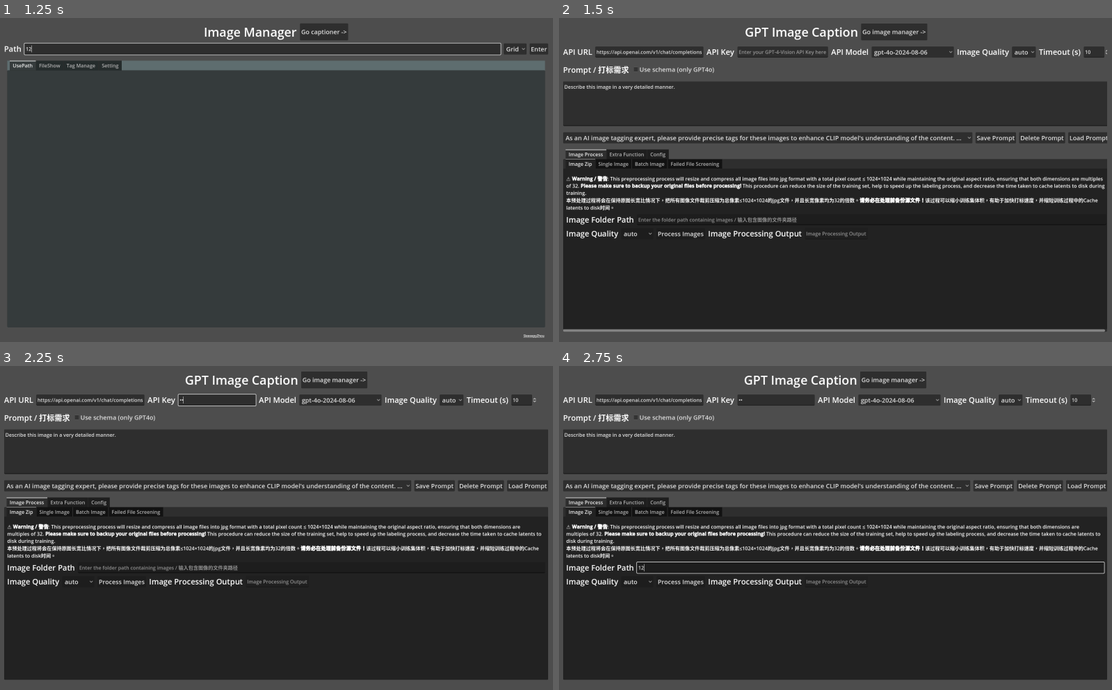
Above: before the commit, frames 1-4 (two rows, left to right).
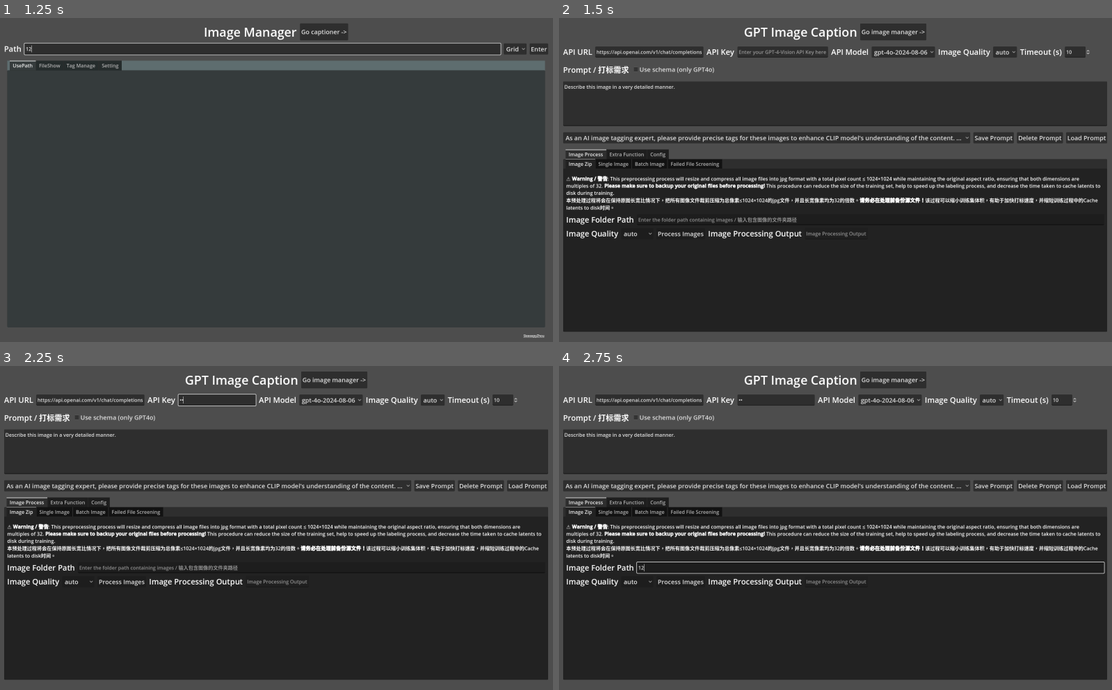
Above: after the commit, the same moments.

Repository: SleeeepyZhou/VLMCaption-TagCraft
Game: Godot game, scene res://Resources/main.tscn
Two runs of this game, one before a commit and one after it. Both use one fixed random seed, a clock stepped at 60 frames per second and the inputs below.
Inputs (mouse positions are in pixels of both pictures, inside the frame that each line leads up to):
- Up to frame 1 (1.25 s): click (259, 50) at 0.52 s; type "12" at 0.6 s
- Up to frame 2 (1.5 s): click "Go captioner ->" at 1.25 s
- Up to frame 3 (2.25 s): click (221, 401) at 2.02 s; type "12" at 2.1 s
- Up to frame 4 (2.75 s): click (874, 566) at 2.25 s; type "12" at 2.33 s

Frame 1 is identical in both runs. In frame 2, 3.2% of the frame differs, in the area x 0-100%, y 1-97%; in frame 3, 0.7%; in frame 4, 0.7%.

Commit message:
Fix bugs

Diff:
--- a/Lib/ApiUtils.gd
+++ b/Lib/ApiUtils.gd
@@ -163,7 +163,10 @@
 
 ## 各家API模块
 
-var formatrespon : bool = false
+var formatrespon : bool = false:
+	get:
+		formatrespon = $"../SchemaBox/Schema".button_pressed
+		return formatrespon
 var format : Dictionary = {}
 
 func openai_api(inputprompt : String, base64image : String):
@@ -202,7 +205,7 @@
 					json_result["choices"][0].has("message") and\
 					json_result["choices"][0]["message"].has("content"):
 				var format_respon = JSON.parse_string(json_result["choices"][0]["message"]["content"])
-				if format.is_empty() and !format_respon:
+				if !format_respon or (api_mod != 0 or api_mod != 1):
 					answer = json_result["choices"][0]["message"]["content"]
 				else:
 					answer = get_openai_format_answer(format_respon)
--- a/Resources/main.tscn
+++ b/Resources/main.tscn
@@ -36,6 +36,7 @@
 stretch_mode = 6
 
 [node name="ColorRect" type="ColorRect" parent="."]
+visible = false
 layout_mode = 2
 offset_right = 1800.0
 offset_bottom = 1080.0
@@ -485,7 +486,9 @@
 
 [node name="APIMod" type="OptionButton" parent="Captioner/Main/Demo/ApiInput"]
 unique_name_in_owner = true
-layout_mode = 2
+custom_minimum_size = Vector2(150, 0)
+layout_mode = 2
+fit_to_longest_item = false
 
 [node name="Label4" type="Label" parent="Captioner/Main/Demo/ApiInput"]
 layout_mode = 2
